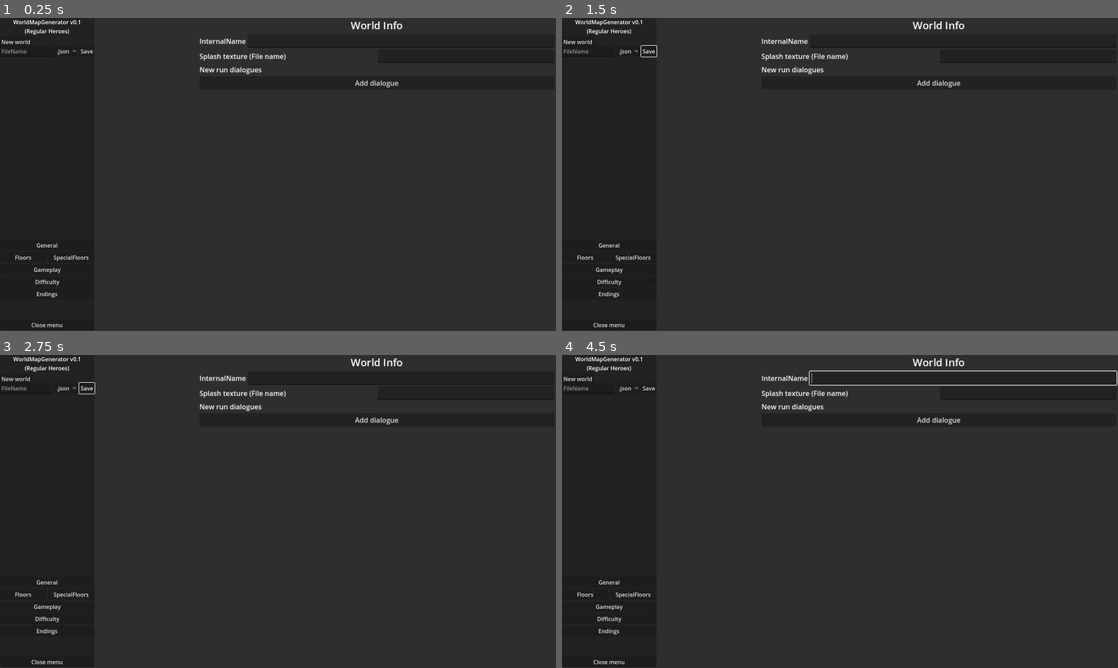
Above: before the commit, frames 1-4 (two rows, left to right).
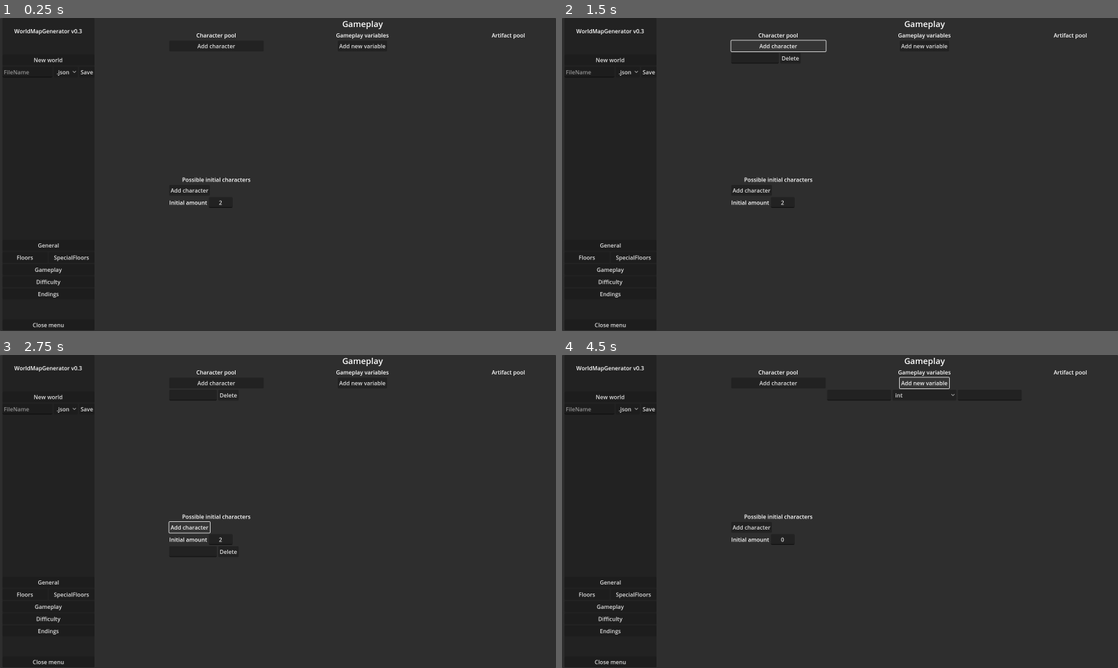
Above: after the commit, the same moments.

Repository: j-madariaga/godot-regh-world-creator
Game: Godot game, scene res://src/Scenes/MainWindow.tscn
Two runs of this game, one before a commit and one after it. Both use one fixed random seed, a clock stepped at 60 frames per second and the inputs below.
Inputs (mouse positions are in pixels of both pictures, inside the frame that each line leads up to):
- Up to frame 1 (0.25 s): no input
- Up to frame 2 (1.5 s): click "Save" at 0.5 s; click (778, 46) at 1.25 s, where only the run after the commit has a clickable "Add character"
- Up to frame 3 (2.75 s): click (189, 527) at 2 s, where only the run after the commit has a clickable "Add character"
- Up to frame 4 (4.5 s): click "New world" at 2.75 s; click "New world" at 3.5 s; click (923, 383) at 4.25 s, where only the run after the commit has a clickable "Add new variable"

The runs differ from the first frame. In frame 1, 1.9% of the frame differs, in the area x 0-100%, y 0-99%; in frame 2, 2.1%; in frame 3, 2.1%; in frame 4, 2.4%.
Error before the commit: Attempt to call function 'is_open' in base 'null instance' on a null instance. (res://src/Scripts/UI/WorldMapCreator.gd:227)
Error after the commit: Attempt to call function 'is_open' in base 'null instance' on a null instance. (res://src/Scripts/UI/WorldMapCreator.gd:252)

Commit message:
Character pools

Diff:
--- a/src/Scenes/MainWindow.tscn
+++ b/src/Scenes/MainWindow.tscn
@@ -11,6 +11,7 @@
 script = ExtResource("1_m2b2n")
 
 [node name="SideMenuButton" type="Button" parent="."]
+visible = false
 layout_mode = 0
 offset_right = 86.0
 offset_bottom = 59.0
@@ -18,30 +19,32 @@
 
 [node name="SideMenu" type="PanelContainer" parent="."]
 layout_mode = 1
-offset_right = 272.0
-offset_bottom = 898.0
+anchors_preset = -1
+anchor_right = 0.17
+anchor_bottom = 0.998
+offset_left = 7.0
+offset_bottom = -0.200012
 
 [node name="VBoxContainer" type="VBoxContainer" parent="SideMenu"]
 layout_mode = 2
 
 [node name="Title" type="Label" parent="SideMenu/VBoxContainer"]
 layout_mode = 2
-text = "WorldMapGenerator v0.1
-(Regular Heroes)"
-horizontal_alignment = 1
-vertical_alignment = 1
-
-[node name="Separator5" type="Label" parent="SideMenu/VBoxContainer"]
-layout_mode = 2
-
-[node name="New world" type="Button" parent="SideMenu/VBoxContainer/Separator5"]
-layout_mode = 0
-offset_right = 8.0
-offset_bottom = 8.0
+text = "
+WorldMapGenerator v0.3
+
+"
+horizontal_alignment = 1
+vertical_alignment = 1
+
+[node name="New world" type="Button" parent="SideMenu/VBoxContainer"]
+layout_mode = 2
 text = "New world"
 
 [node name="FileSave" type="HBoxContainer" parent="SideMenu/VBoxContainer"]
 layout_mode = 2
+size_flags_vertical = 3
+size_flags_stretch_ratio = 0.05
 
 [node name="FilenameInput" type="LineEdit" parent="SideMenu/VBoxContainer/FileSave"]
 layout_mode = 2
@@ -75,7 +78,7 @@
 layout_mode = 2
 size_flags_horizontal = 3
 size_flags_vertical = 3
-size_flags_stretch_ratio = 2.09
+size_flags_stretch_ratio = 0.97
 
 [node name="Separator4" type="Label" parent="SideMenu/VBoxContainer"]
 layout_mode = 2
@@ -123,6 +126,7 @@
 text = "Close menu"
 
 [node name="WorldInfoScreen" type="VBoxContainer" parent="."]
+visible = false
 layout_mode = 1
 anchors_preset = -1
 anchor_left = 0.465
@@ -294,7 +298,6 @@
 size_flags_horizontal = 3
 
 [node name="GameplayScreen" type="VBoxContainer" parent="."]
-visible = false
 layout_mode = 1
 anchors_preset = 11
 anchor_left = 1.0
@@ -327,11 +330,50 @@
 horizontal_alignment = 1
 vertical_alignment = 1
 
+[node name="AddChar" type="Button" parent="GameplayScreen/Hold/Characters"]
+layout_mode = 2
+text = "Add character"
+
 [node name="ScrollContainer" type="ScrollContainer" parent="GameplayScreen/Hold/Characters"]
 layout_mode = 2
-
-[node name="VBoxContainer" type="VBoxContainer" parent="GameplayScreen/Hold/Characters/ScrollContainer"]
-layout_mode = 2
+size_flags_vertical = 3
+
+[node name="CharPool" type="VBoxContainer" parent="GameplayScreen/Hold/Characters/ScrollContainer"]
+layout_mode = 2
+size_flags_vertical = 3
+
+[node name="Label2" type="Label" parent="GameplayScreen/Hold/Characters"]
+layout_mode = 2
+text = "Possible initial characters"
+horizontal_alignment = 1
+vertical_alignment = 1
+
+[node name="AddInitChar" type="Button" parent="GameplayScreen/Hold/Characters"]
+layout_mode = 2
+size_flags_horizontal = 0
+text = "Add character"
+
+[node name="HBoxContainer" type="HBoxContainer" parent="GameplayScreen/Hold/Characters"]
+layout_mode = 2
+
+[node name="Label2" type="Label" parent="GameplayScreen/Hold/Characters/HBoxContainer"]
+layout_mode = 2
+text = "Initial amount"
+horizontal_alignment = 1
+vertical_alignment = 1
+
+[node name="InitPartySize" type="LineEdit" parent="GameplayScreen/Hold/Characters/HBoxContainer"]
+layout_mode = 2
+text = "2"
+alignment = 1
+
+[node name="ScrollContainer2" type="ScrollContainer" parent="GameplayScreen/Hold/Characters"]
+layout_mode = 2
+size_flags_vertical = 3
+
+[node name="InitCharPool" type="VBoxContainer" parent="GameplayScreen/Hold/Characters/ScrollContainer2"]
+layout_mode = 2
+size_flags_vertical = 3
 
 [node name="Rules" type="VBoxContainer" parent="GameplayScreen/Hold"]
 layout_mode = 2
@@ -422,7 +464,7 @@
 size_flags_vertical = 3
 
 [connection signal="button_up" from="SideMenuButton" to="." method="ToggleSideMenu" binds= [true]]
-[connection signal="button_up" from="SideMenu/VBoxContainer/Separator5/New world" to="." method="NewWorld"]
+[connection signal="button_up" from="SideMenu/VBoxContainer/New world" to="." method="NewWorld"]
 [connection signal="button_up" from="SideMenu/VBoxContainer/FileSave/SaveButton" to="." method="Save"]
 [connection signal="button_up" from="SideMenu/VBoxContainer/GeneralInfo" to="." method="OpenMenu" binds= [0]]
 [connection signal="button_up" from="SideMenu/VBoxContainer/FloorInfo/MainFloors" to="." method="OpenMenu" binds= [1]]
@@ -434,5 +476,7 @@
 [connection signal="button_up" from="WorldInfoScreen/AddBootDialogue" to="." method="AddBootDialogueEntry"]
 [connection signal="button_up" from="FloorInfoScreen/HBoxContainer/AddFloorButton" to="." method="AddFloorButton"]
 [connection signal="button_up" from="SpecialFloorScreen/HBoxContainer/AddFloorButton" to="." method="AddSpecialFloorButton"]
+[connection signal="button_up" from="GameplayScreen/Hold/Characters/AddChar" to="." method="AddCharacterEntry"]
+[connection signal="button_up" from="GameplayScreen/Hold/Characters/AddInitChar" to="." method="AddCharacterEntry" binds= [true]]
 [connection signal="button_up" from="GameplayScreen/Hold/Rules/Button" to="." method="AddGameplayVariable"]
 [connection signal="button_up" from="EndingsScreen/AddEnding" to="." method="AddWorldEnding"]
--- /dev/null
+++ b/src/Scenes/Utils/CharacterEntry.tscn
@@ -0,0 +1,20 @@
+[gd_scene load_steps=2 format=3 uid="uid://dapsoqn1isunf"]
+
+[ext_resource type="Script" uid="uid://dhpq64mkrmrft" path="res://src/Scripts/UI/CharacterEntry.gd" id="1_hmel0"]
+
+[node name="CharacterEntry" type="HBoxContainer"]
+custom_minimum_size = Vector2(200, 0)
+offset_right = 131.0
+offset_bottom = 31.0
+size_flags_horizontal = 3
+script = ExtResource("1_hmel0")
+
+[node name="CharName" type="LineEdit" parent="."]
+layout_mode = 2
+size_flags_horizontal = 3
+
+[node name="Button" type="Button" parent="."]
+layout_mode = 2
+text = "Delete"
+
+[connection signal="button_up" from="Button" to="." method="OnDelete"]
--- a/src/Scenes/Utils/ProjectButton.tscn
+++ b/src/Scenes/Utils/ProjectButton.tscn
@@ -3,9 +3,10 @@
 [ext_resource type="Script" uid="uid://dr05vu34tfb57" path="res://src/Scripts/UI/ProjectButton.gd" id="1_vf4lu"]
 
 [node name="ProjectButton" type="HBoxContainer"]
+custom_minimum_size = Vector2(0, 50)
 offset_right = 229.0
 offset_bottom = 31.0
-size_flags_horizontal = 0
+alignment = 1
 script = ExtResource("1_vf4lu")
 
 [node name="Name" type="Label" parent="."]
@@ -13,6 +14,7 @@
 size_flags_horizontal = 3
 size_flags_stretch_ratio = 2.65
 text = "PROJECT_NAME"
+horizontal_alignment = 1
 
 [node name="Button" type="Button" parent="."]
 layout_mode = 2
--- /dev/null
+++ b/src/Scripts/UI/CharacterEntry.gd
@@ -0,0 +1,7 @@
+class_name CharacterEntry
+extends HBoxContainer
+
+@onready var charName = $CharName
+
+func OnDelete():
+	queue_free();
--- a/src/Scripts/UI/WorldMapCreator.gd
+++ b/src/Scripts/UI/WorldMapCreator.gd
@@ -5,6 +5,7 @@
 const DIAL_ENTRY_OBJ = preload("res://src/Scenes/Utils/DialogueEntry.tscn")
 const WORLD_ENDING_OBJ = preload("res://src/Scenes/Utils/WorldEndingObj.tscn")
 const GAME_VAR_OBJ = preload("res://src/Scenes/Utils/GameplayVarEntry.tscn")
+const CHAR_ENTRY = preload("res://src/Scenes/Utils/CharacterEntry.tscn")
 
 @onready var sideMenu = $SideMenu
 @onready var sideMenuButton = $SideMenuButton
@@ -32,6 +33,10 @@
 
 @onready var gameplayVarList = $GameplayScreen/Hold/Rules/GameplayVarList
 
+@onready var charPool = $GameplayScreen/Hold/Characters/ScrollContainer/CharPool
+@onready var initCharPool = $GameplayScreen/Hold/Characters/ScrollContainer2/InitCharPool
+@onready var initPartySize = $GameplayScreen/Hold/Characters/HBoxContainer/InitPartySize
+
 @onready var endingList = $EndingsScreen/Scroll/EndingList
 
 signal onProjectLoad(String);
@@ -61,6 +66,19 @@
 func AddWorldEnding():
 	var end = WORLD_ENDING_OBJ.instantiate();
 	endingList.add_child(end);
+
+	return;
+
+func AddCharacterEntry(initParty : bool = false, data : Variant = null):
+	var entry = CHAR_ENTRY.instantiate();
+
+	if initParty:
+		initCharPool.add_child(entry);
+	else:
+		charPool.add_child(entry);
+
+	if data != null:
+		entry.charName.text = data;
 
 	return;
 
@@ -184,6 +202,13 @@
 		var entry = v.Save()
 		worldRes.gameplayVariables[entry["entryName"]] = entry["entryValue"];
 
+	worldRes.characters.clear();
+	worldRes.initCharacters.clear();
+	worldRes.initPartySize = int(initPartySize.text);
+	for ch in charPool.get_children():
+		worldRes.characters.append(ch.charName.text);
+	for ch in initCharPool.get_children():
+		worldRes.initCharacters.append(ch.charName.text);
 
 
 	for end : WorldEndingObj in endingList.get_children():
@@ -291,6 +316,12 @@
 		vObj.Load(v, worldRes.gameplayVariables[v]);
 
 
+	initPartySize.text = str(worldRes.initPartySize);
+	for c in worldRes.characters:
+		AddCharacterEntry(false, c);
+	for c in worldRes.initCharacters:
+		AddCharacterEntry(true, c);
+
 
 	for end in worldRes.endings:
 		var endObj = WORLD_ENDING_OBJ.instantiate();
@@ -335,6 +366,13 @@
 	for v in gameplayVarList.get_children():
 		v.queue_free();
 
+	for c in charPool.get_children():
+		c.queue_free()
+
+	initPartySize.text = "0";
+	for c in initCharPool.get_children():
+		c.queue_free()
+
 	for end in endingList.get_children():
 		end.queue_free()
 
--- a/src/Scripts/WorldData/WorldResource.gd
+++ b/src/Scripts/WorldData/WorldResource.gd
@@ -18,6 +18,8 @@
 
 @export_group("Gameplay variables")
 @export var characters : Array[String] = [];
+@export var initCharacters : Array[String] = [];
+@export var initPartySize : int = 1;
 @export var artifacts : Array[String] = [];
 @export var gameplayVariables : Dictionary = {};
 @export var gameplayScript : Script;
